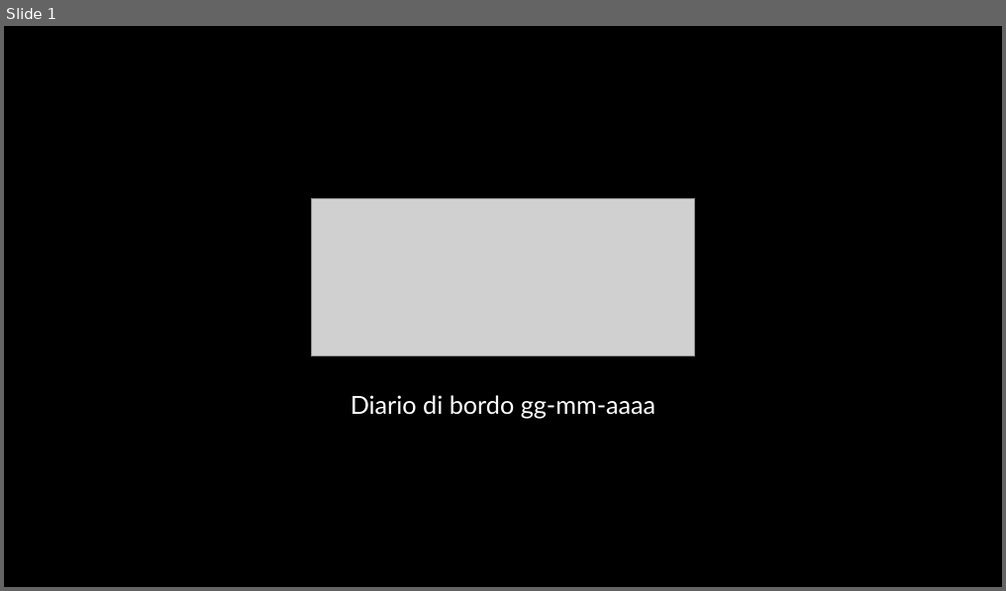
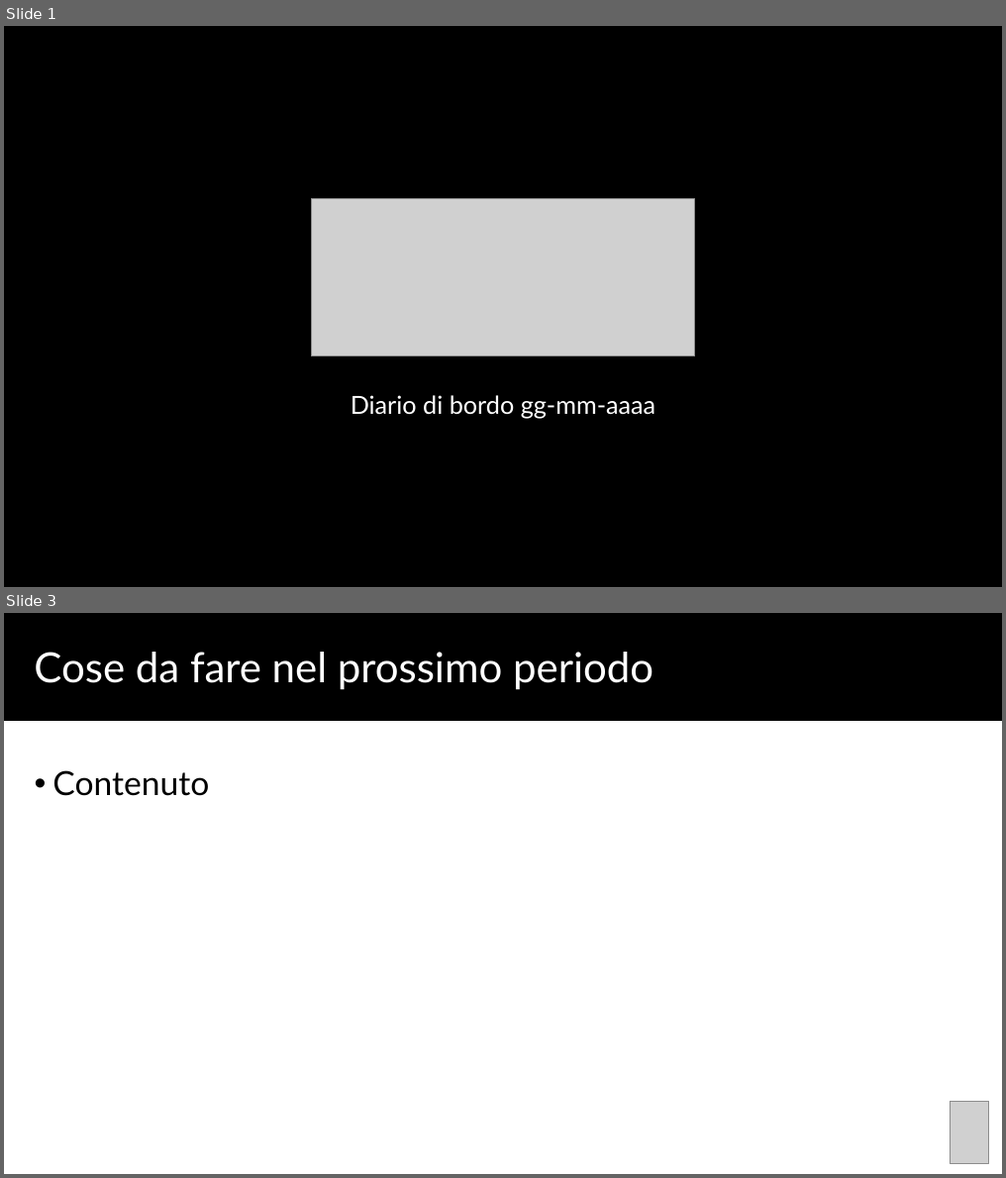
Before and after one commit to SWEatUNIPD/docs, a slide deck: templates/diario_di_bordo.pptx. Shown one above the other, each under a label of ours: slide 1 before the commit, slides 1 and 3 after it; the slides between them are not shown. The pictures are 1006x591 and 1006x1178 pixels, drawn with LibreOffice and Linux fonts; fonts in the diff are those of the drawing; grey boxes stand for pictures. Boxes give left, top, right and bottom in pixels: in the first picture for what was removed or moved away, otherwise in the second. Text is boxed around its words. In the diff, an @@ line names an element or a change of style, - is before the commit and + after.

```diff
--- a/templates/diario_di_bordo.pptx
+++ b/templates/diario_di_bordo.pptx
@@ slide 3 added at box(4, 613, 1002, 1174), background #FFFFFF @@
@@ rectangle added at box(4, 613, 1002, 721), fill #000000 @@
@@ text added at box(34, 652, 653, 690), 40 pt, text #FFFFFF @@
+Cose da fare nel prossimo periodo
@@ text added at box(53, 770, 209, 796), 32 pt, text #000000 @@
+• Contenuto
@@ picture added at box(949, 1101, 988, 1164) @@
```
Also in this commit, not shown: 1 slide changed, 2 other slides added.
